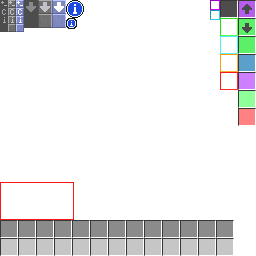
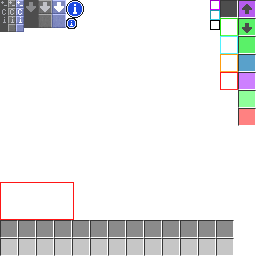
Layered file, before and after one edit (256x256). Changes by layer:
painted on "Background" over [210, 20, 220, 30]
